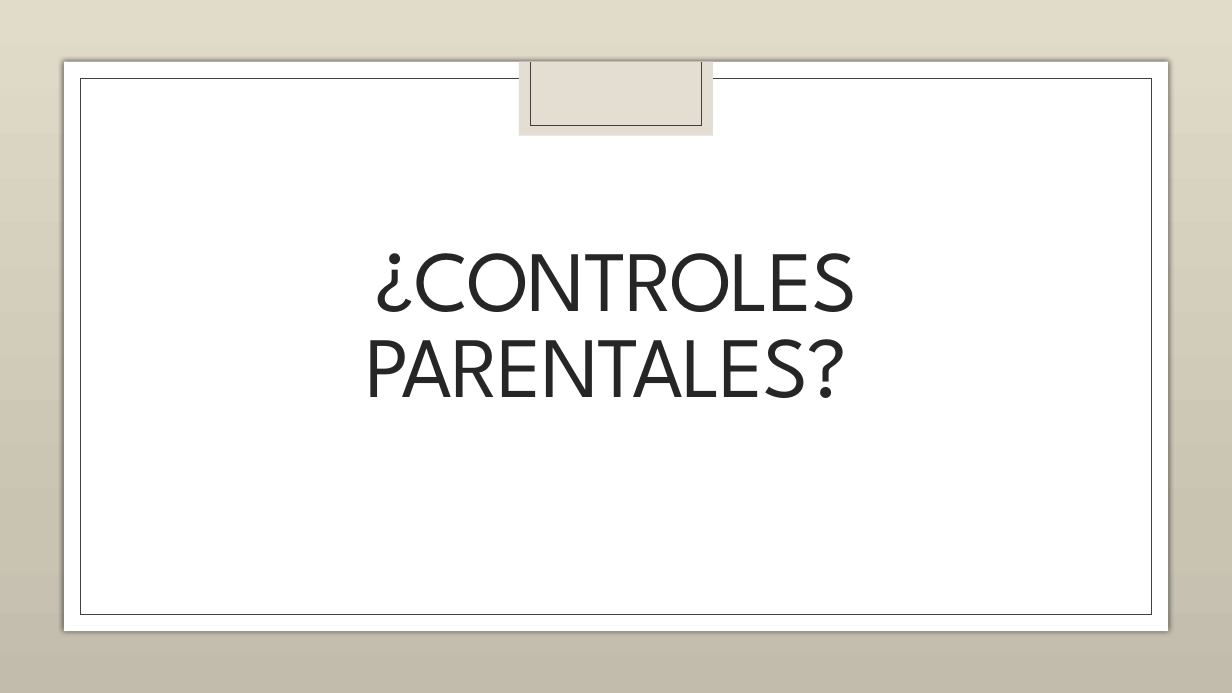
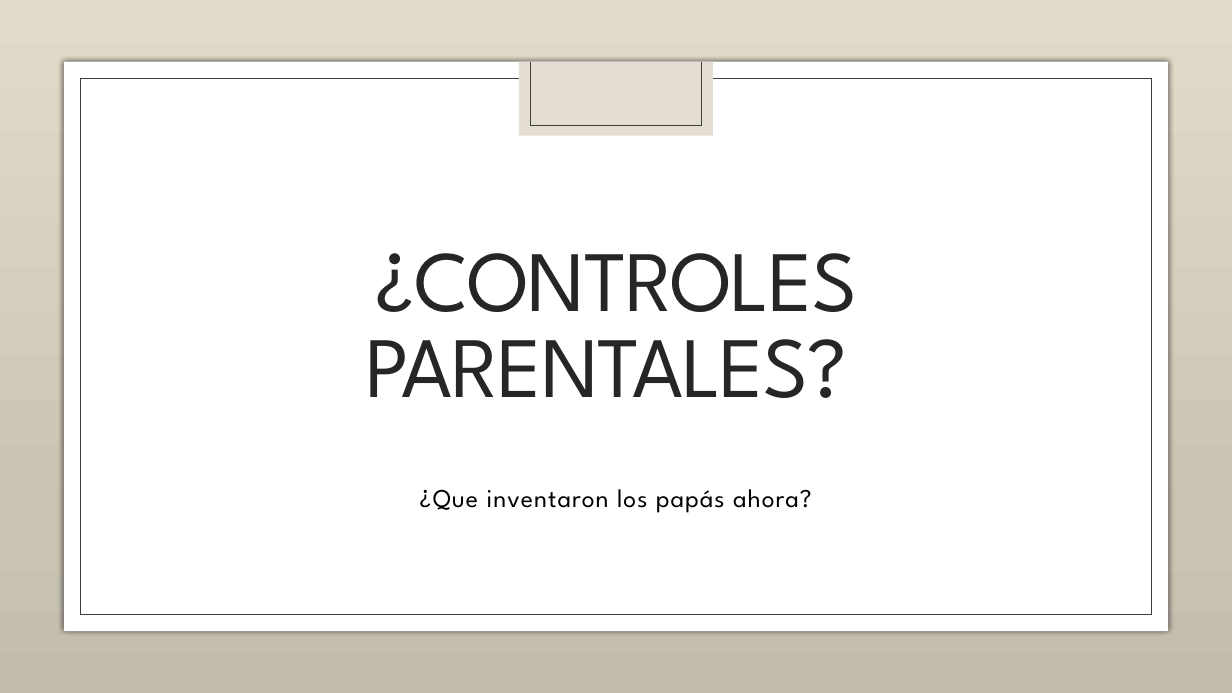
Before and after one commit to walalapancho/GuiaParaPadres, a slide deck: slide 1 of ControlesParaNinos.pptx. Drawn at 1232x693 pixels with LibreOffice and Linux fonts; fonts in the diff are those of the drawing; background and template pictures are left out. Boxes give left, top, right and bottom in pixels: in the first picture for what was removed or moved away, otherwise in the second. Text is boxed around its words. In the diff, an @@ line names an element or a change of style, - is before the commit and + after.

```diff
--- a/ControlesParaNinos.pptx
+++ b/ControlesParaNinos.pptx
@@ subtitle added at [420, 489, 812, 513], 20 pt, text #000000 @@
+¿Que inventaron los papás ahora?
```
Also in this commit, not shown: 4 other files.
